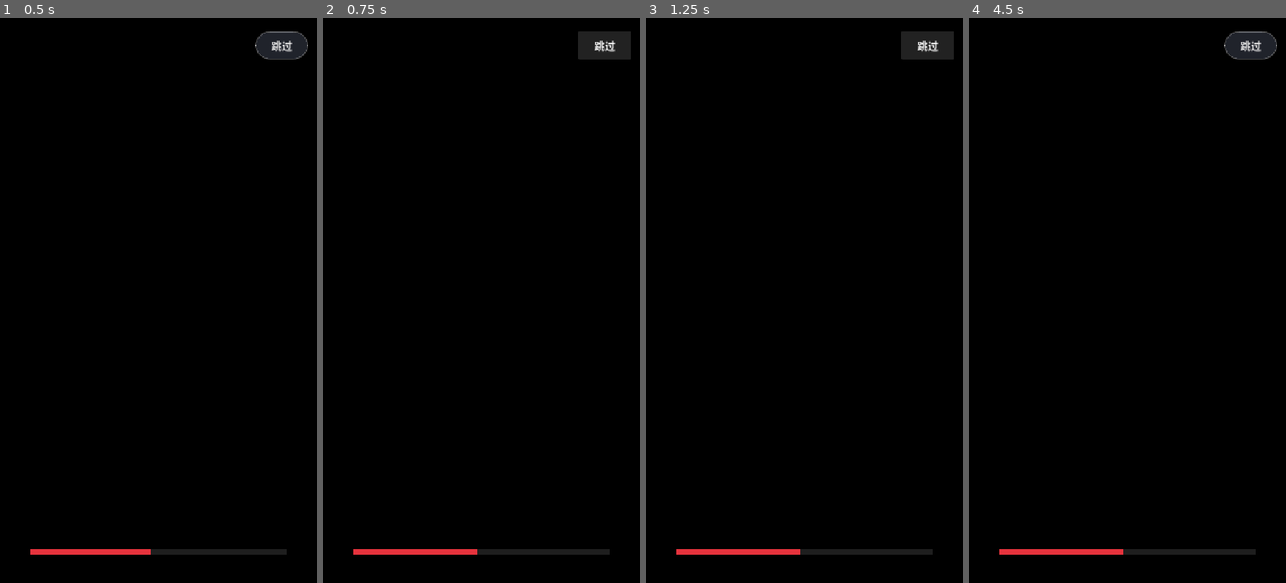
Above: before the commit, frames 1-4 (left to right).
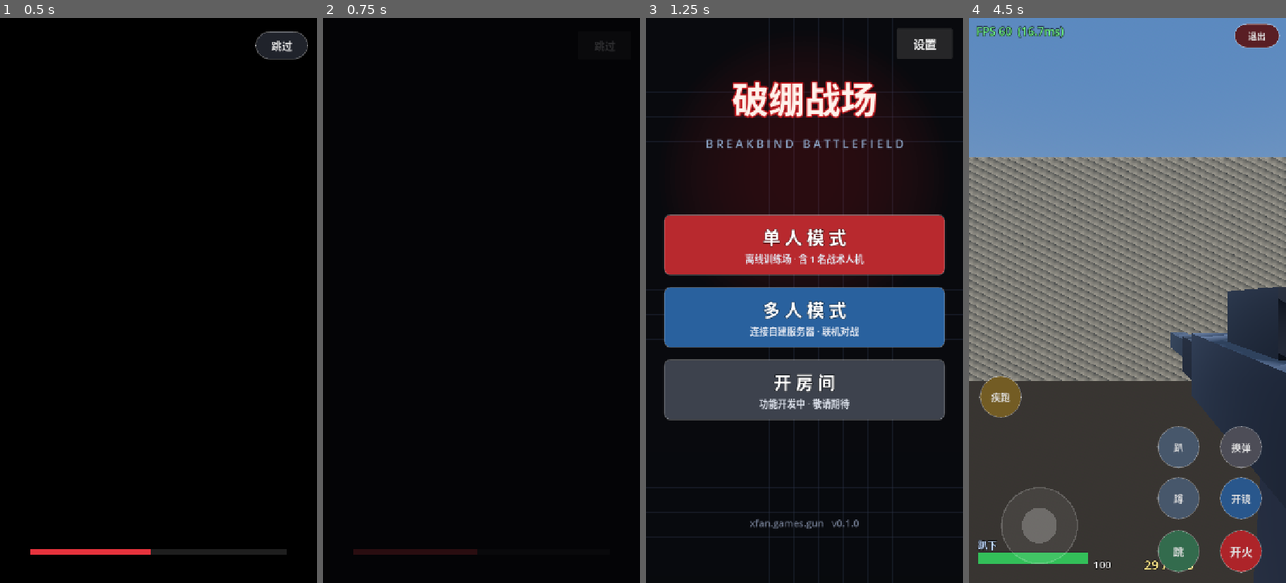
Above: after the commit, the same moments.

Repository: gjgffugf/guns
Game: Godot game, scene res://scenes/Splash.tscn
The game is run twice, just before and just after one commit, with the same random seed, the same clock (stepped at 60 frames per second) and the same inputs. Video files are missing from this copy of the repository; at most half a second of black plays in their place.
Inputs (mouse positions are in pixels of both pictures, inside the frame that each line leads up to):
- Up to frame 1 (0.5 s): no input
- Up to frame 2 (0.75 s): click "跳过" at 0.5 s
- Up to frame 3 (1.25 s): no input
- Up to frame 4 (4.5 s): tap Enter at 1.25 s; move the mouse to (1197, 272) at 1.27 s; hold D (mv_right) 1.28-2 s; hold Shift (mv_sprint) 1.28-2 s; click (1197, 272) at 1.42 s; tap Space (mv_jump) at 1.52 s; drag from (1064, 328) to (1111, 413) at 2.02 s; click (1241, 549) at 2.75 s, where only the run after the commit has a clickable "开火"; click (1241, 498) at 3.5 s, where only the run after the commit has a clickable "开镜"; move the mouse to (1159, 176) at 4.27 s; hold D (mv_right) from 4.28 s (still down); tap Z at 4.35 s

Frame 1 is identical in both runs. In frame 2, 0.5% of the frame differs, in the area x 9-93%, y 4-95%; in frame 3, 49%; in frame 4, 100%, in the area x 0-100%, y 0-100%.
Error before the commit: Parse Error: The function signature doesn't match the parent. Parent signature is "_get(StringName) -> Variant". (res://scripts/Sfx.gd:32)

Commit message:
Initial commit

Diff:
--- a/scripts/MainMenu.gd
+++ b/scripts/MainMenu.gd
@@ -3,6 +3,7 @@
 
 var _settings: SettingsPanel
 var _bg: Control
+var _toast_lbl: Label
 
 func _ready() -> void:
 	set_anchors_preset(Control.PRESET_FULL_RECT)
@@ -167,8 +168,6 @@
 	)
 	return b
 
-var _toast_lbl: Label
-
 func _toast(msg: String) -> void:
 	if _toast_lbl == null or not is_instance_valid(_toast_lbl):
 		_toast_lbl = Label.new()
--- a/scripts/ModelFactory.gd
+++ b/scripts/ModelFactory.gd
@@ -3,7 +3,7 @@
 ## 临时测试资源：全部用代码搭几何体，不依赖任何外部模型文件。
 ## 后续有正式模型时，直接替换 build_soldier / build_gun 的返回值即可。
 
-var MAT_CACHE := {}
+static var MAT_CACHE := {}
 
 static func mat(color: Color, rough: float = 0.85, metal: float = 0.05) -> StandardMaterial3D:
 	var key := "%s-%s-%s" % [color.to_html(), rough, metal]
--- a/scripts/SettingsPanel.gd
+++ b/scripts/SettingsPanel.gd
@@ -132,15 +132,15 @@
 	)
 	v.add_child(_vol)
 
-	var close := Button.new()
-	close.text = "关闭"
-	close.custom_minimum_size = Vector2(0, 76)
-	close.add_theme_font_size_override("font_size", 28)
-	close.pressed.connect(func():
+	var close_btn := Button.new()
+	close_btn.text = "关闭"
+	close_btn.custom_minimum_size = Vector2(0, 76)
+	close_btn.add_theme_font_size_override("font_size", 28)
+	close_btn.pressed.connect(func():
 		Sfx.play("click")
 		close_panel()
 	)
-	v.add_child(close)
+	v.add_child(close_btn)
 
 func open_panel() -> void:
 	if _opening:
--- a/scripts/Sfx.gd
+++ b/scripts/Sfx.gd
@@ -27,9 +27,9 @@
 		_players.append(p)
 	# 预热，顺便把缺失的资源暴露在日志里
 	for k in SFX_PATH:
-		_get(k)
+		_clip(k)
 
-func _get(name: String) -> AudioStream:
+func _clip(name: String) -> AudioStream:
 	if _cache.has(name):
 		return _cache[name]
 	var path: String = SFX_PATH.get(name, "")
@@ -42,7 +42,7 @@
 	return s
 
 func play(name: String, vol_db: float = 0.0, pitch: float = 1.0) -> void:
-	var s := _get(name)
+	var s := _clip(name)
 	if s == null:
 		return
 	var p := _players[_next]
@@ -54,7 +54,7 @@
 
 ## 3D 位置音效（枪声 / 受伤），挂在临时节点上
 func play_at(name: String, pos: Vector3) -> void:
-	var s := _get(name)
+	var s := _clip(name)
 	if s == null:
 		return
 	var p := AudioStreamPlayer3D.new()
Not shown, changed: .github/workflows/build.yml
Not shown, added: tools/check_gd.py
Not shown, added: tools/gen_assets.py
Not shown, added: tools/gen_splash.py
